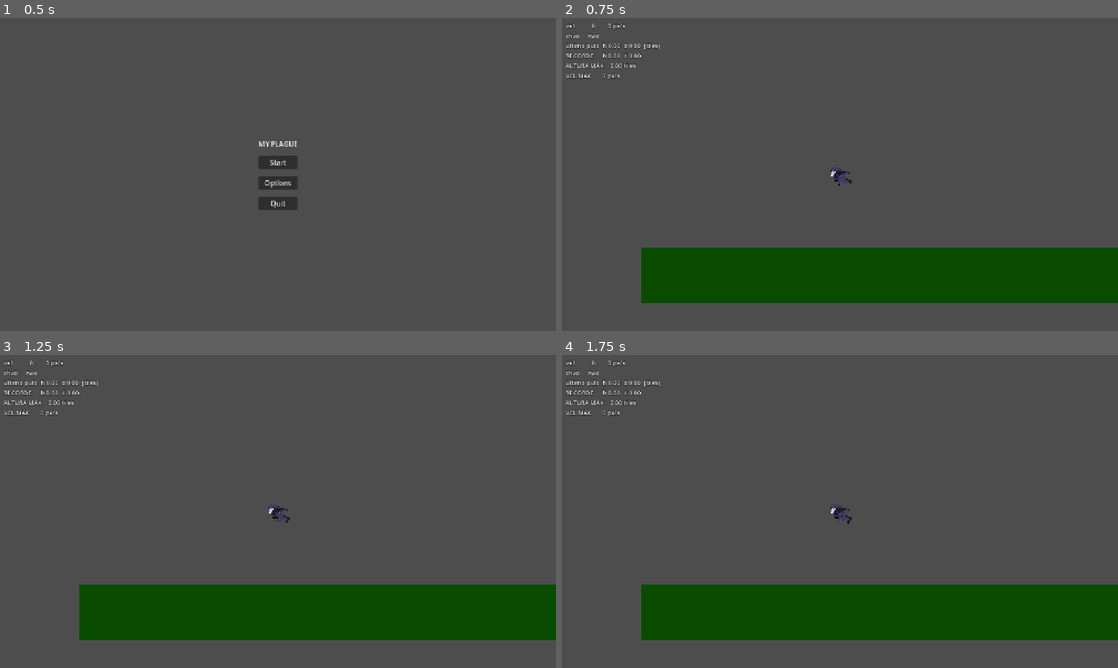
Above: before the commit, frames 1-4 (two rows, left to right).
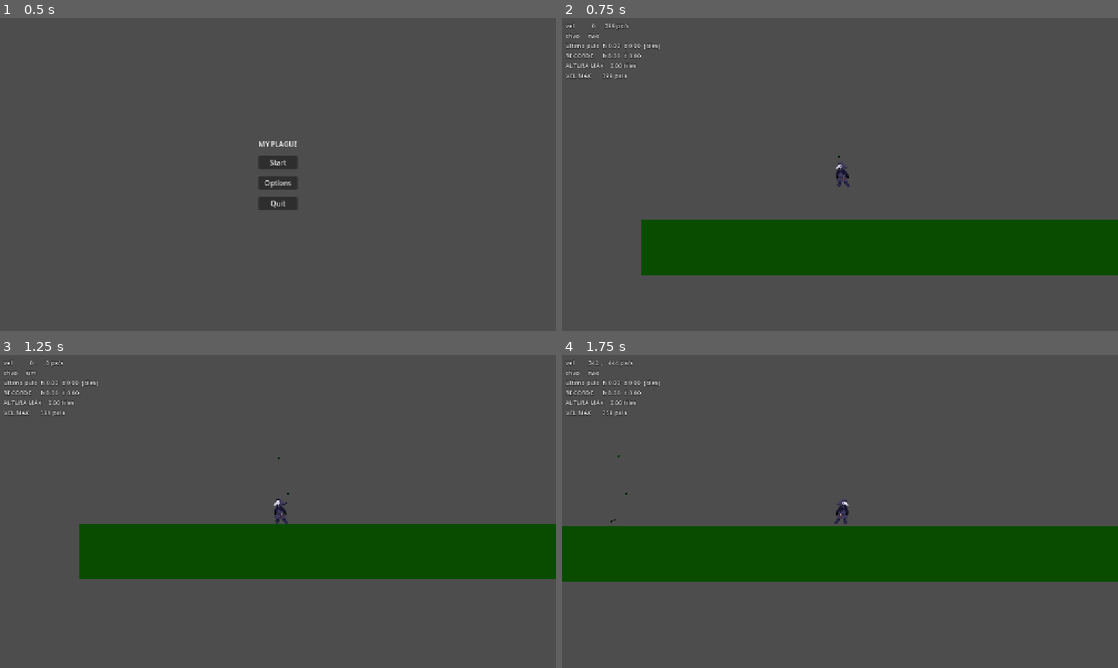
Above: after the commit, the same moments.

Repository: jpbmoura/gmtk-gamejam
Game: Godot game, scene res://scenes/menu/main_menu.tscn
Same seed, same stepped clock (60 frames per second), same inputs: the game is played once before the commit and once after it.
Inputs:
- Up to frame 1 (0.5 s): no input
- Up to frame 2 (0.75 s): click "Start" at 0.5 s
- Up to frame 3 (1.25 s): no input
- Up to frame 4 (1.75 s): tap Enter (ui_accept) at 1.25, 1.52 s; hold Right (ui_right) from 1.28 s (still down); tap X (dash) at 1.35 s

Frame 1 is identical in both runs. In frame 2, 15% of the frame differs, in the area x 7-100%, y 1-92%; in frame 3, 30%; in frame 4, 33%, in the area x 0-100%, y 1-92%.
Error before the commit: Parse Error: Expected statement, found "else" instead. (res://scenes/player/player.gd:139)

Commit message:
fix: particles when in the air

Diff:
--- a/scenes/levels/level_1.tscn
+++ b/scenes/levels/level_1.tscn
@@ -327,7 +327,7 @@
 scale = Vector2(2.0000002, 2.0000002)
 emitting = false
 amount = 32
-lifetime = 0.21000000000000002
+lifetime = 0.21
 explosiveness = 0.11
 lifetime_randomness = 0.41
 emission_shape = 1
--- a/scenes/player/player.gd
+++ b/scenes/player/player.gd
@@ -130,12 +130,12 @@
 					$AnimatedSprite2D/ParticleRunning.position.x = 16
 			else:
 				$AnimatedSprite2D.flip_h = true
+				if on_floor:
+					$AnimatedSprite2D/ParticleRunning.emitting = true
+					$AnimatedSprite2D/ParticleRunning.position.x = -16
 
 			if velocity.x != 0.0 and on_floor:
-					if on_floor:
-						$AnimatedSprite2D/ParticleRunning.emitting = true
-						$AnimatedSprite2D/ParticleRunning.position.x = -16
-			$AnimatedSprite2D.play("running")
+				$AnimatedSprite2D.play("running")
 			else:
 				$AnimatedSprite2D.play("idle")
 
